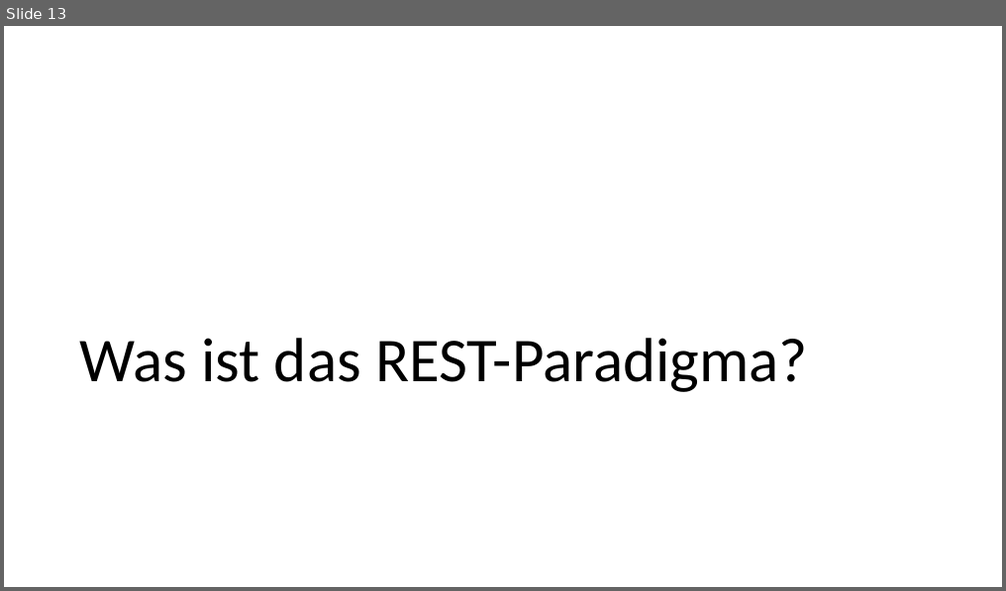
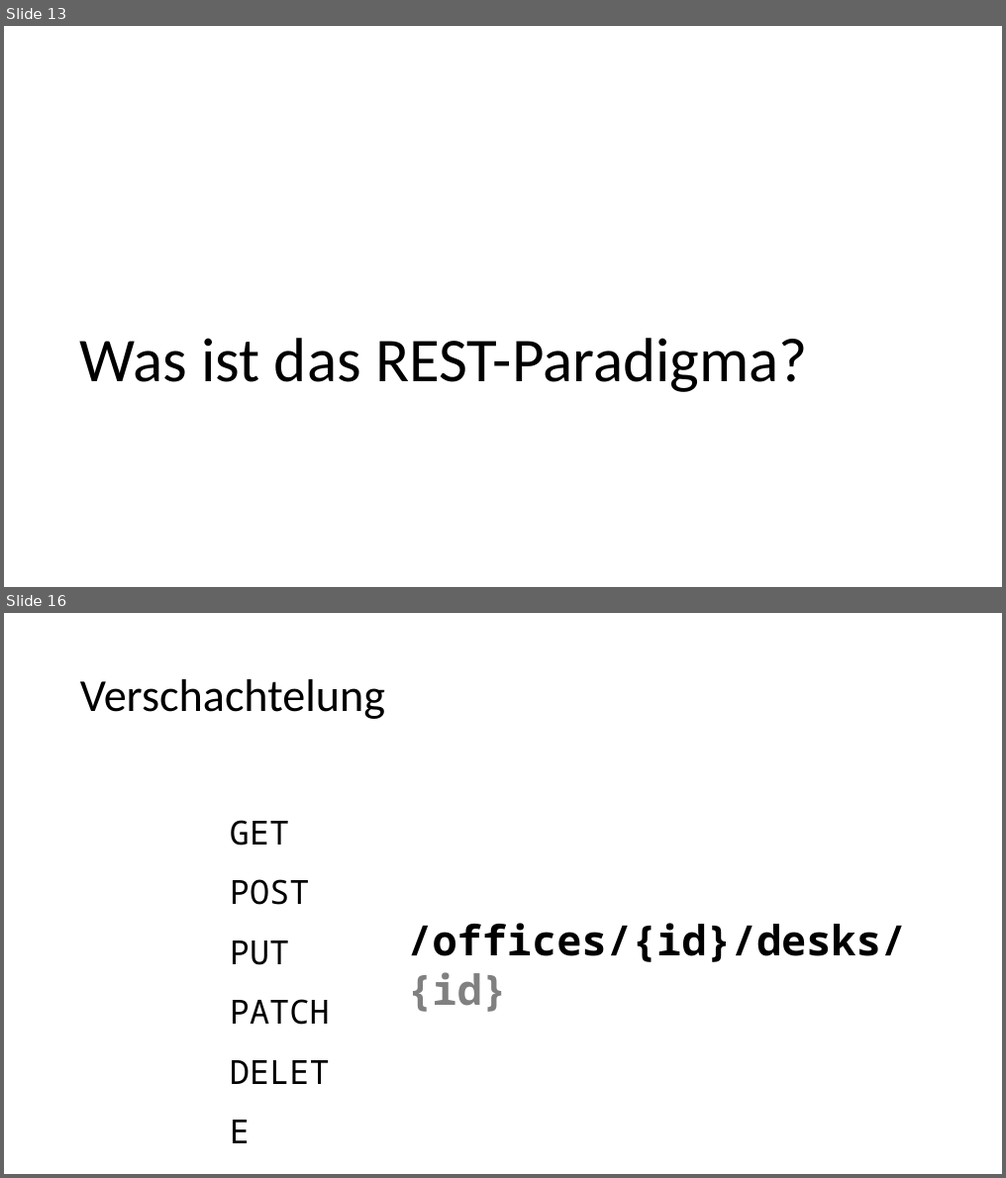
Before and after one commit to nordlb-public/techtalks, a slide deck: 01-api-design/präsentation.pptx. Shown one above the other, each under a label of ours: slide 13 before the commit, slides 13 and 16 after it; the slides between them are not shown. The pictures are 1006x591 and 1006x1178 pixels, drawn with LibreOffice and Linux fonts; fonts in the diff are those of the drawing. Boxes give left, top, right and bottom in pixels: in the first picture for what was removed or moved away, otherwise in the second. Text is boxed around its words. In the diff, an @@ line names an element or a change of style, - is before the commit and + after.

```diff
--- a/01-api-design/präsentation.pptx
+++ b/01-api-design/präsentation.pptx
@@ slide 16 added at bbox=[4, 613, 1002, 1174], background #FFFFFF @@
@@ title added at bbox=[80, 679, 385, 719], 44 pt, text #000000 @@
+Verschachtelung
@@ text added at bbox=[230, 820, 330, 1025], 32 pt, text #000000 @@
+GET
+POST
+PUT
+PATCH
+DELETE
@@ text added at bbox=[407, 923, 906, 1012], 40 pt, text #000000, bold @@
+/offices/{id}/desks/{id}
```
Also in this commit, not shown: 3 slides changed, 4 other slides added.
